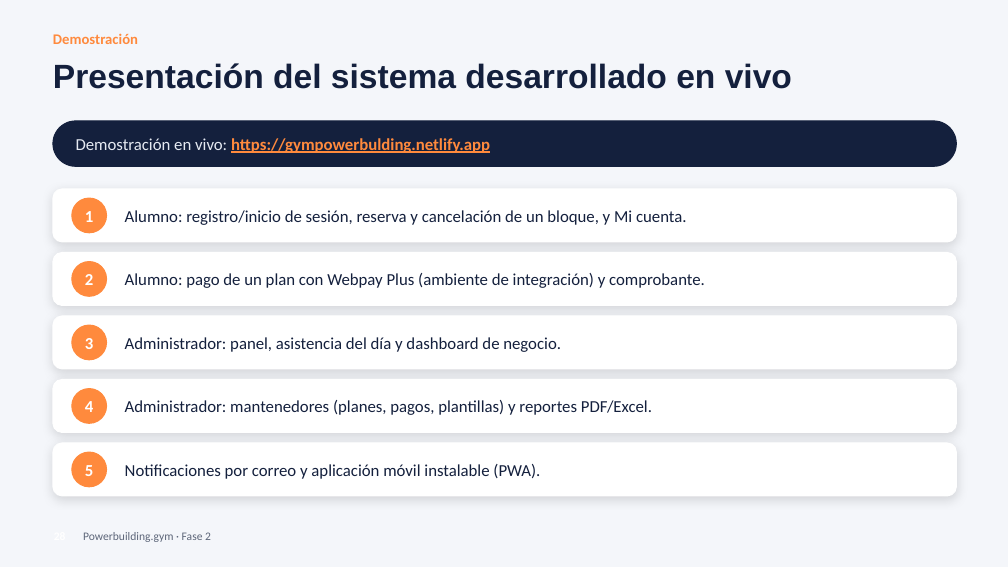
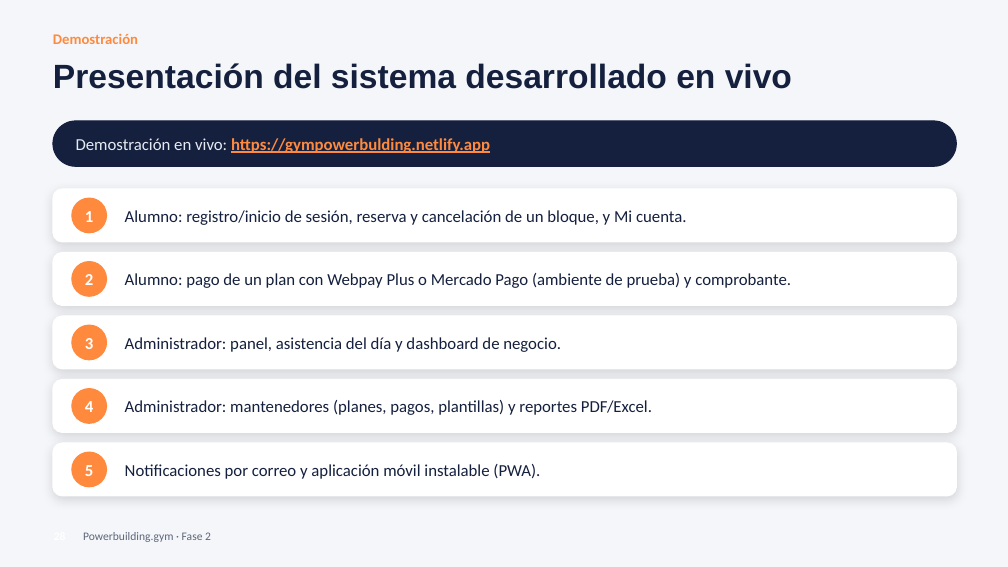
Before and after one commit to zalak3t/Powerbuilding.gym, a slide deck: slide 29 of FASE-2/Documentacion Asignatura PTY4614/Powerbuilding_gym_Presentacion_Fase_2 (1).pptx. Drawn at 1008x567 pixels with LibreOffice and Linux fonts; fonts in the diff are those of the drawing; background and template pictures are left out. Boxes give left, top, right and bottom in pixels: in the first picture for what was removed or moved away, otherwise in the second. Text is boxed around its words. In the diff, an @@ line names an element or a change of style, - is before the commit and + after.

```diff
--- a/FASE-2/Documentacion Asignatura PTY4614/Powerbuilding_gym_Presentacion_Fase_2 (1).pptx
+++ b/FASE-2/Documentacion Asignatura PTY4614/Powerbuilding_gym_Presentacion_Fase_2 (1).pptx
@@ text at box(125, 273, 791, 288): text changed @@
-Alumno: pago de un plan con Webpay Plus (ambiente de integración) y comprobante.
+Alumno: pago de un plan con Webpay Plus o Mercado Pago (ambiente de prueba) y comprobante.
```
Also in this commit, not shown: 3 other slides changed, 5 other files.
